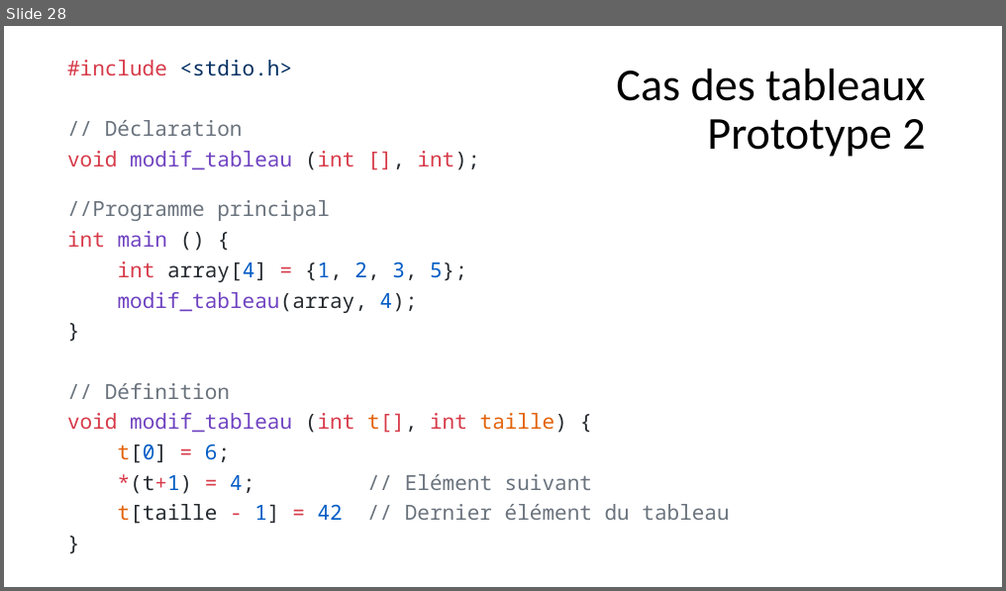
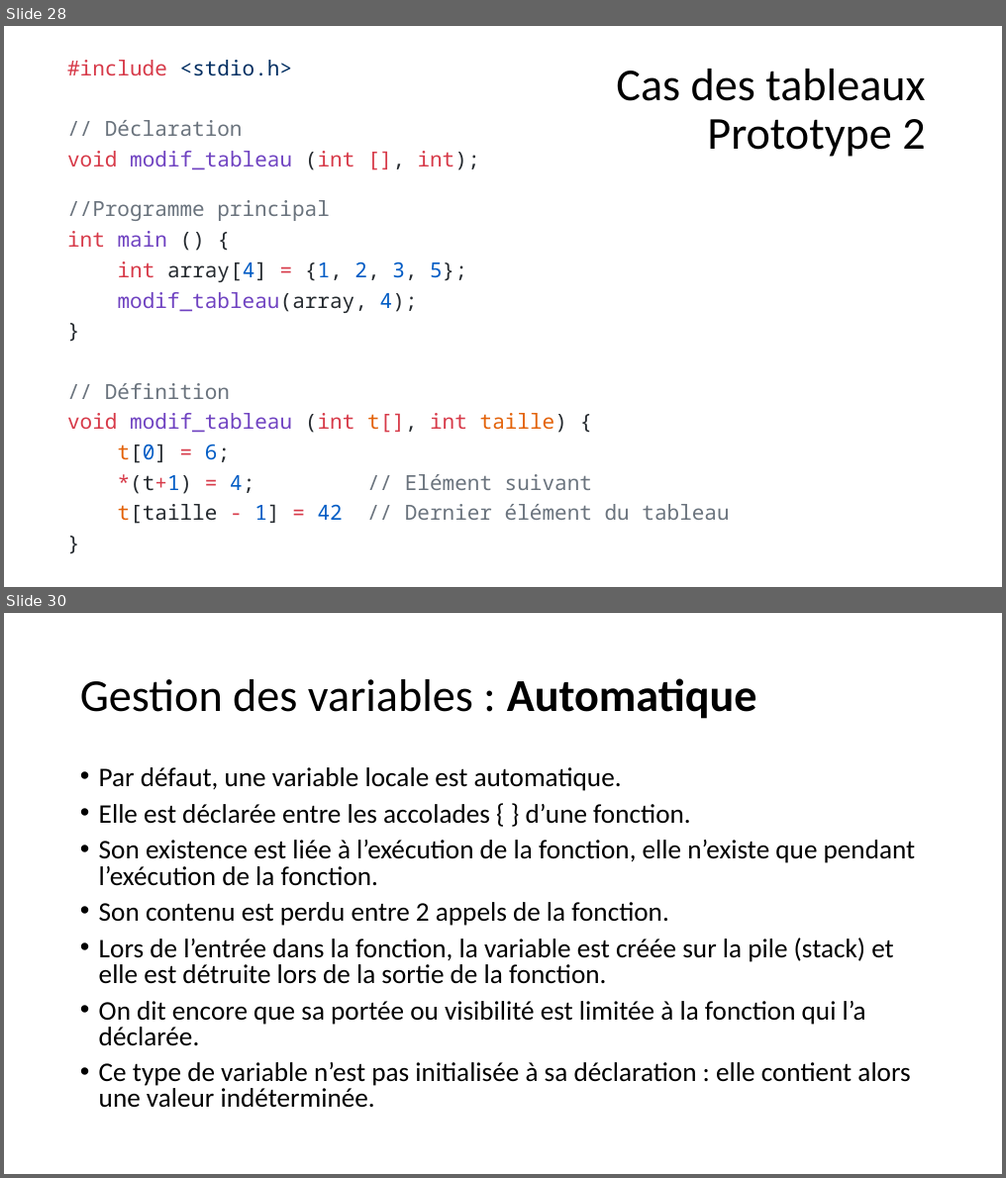
Before and after one commit to Firestorm49/bts-1, a slide deck: 02_C/05_Fonctions/Fonctions.pptx. Shown one above the other, each under a label of ours: slide 28 before the commit, slides 28 and 30 after it; the slides between them are not shown. The pictures are 1006x591 and 1006x1178 pixels, drawn with LibreOffice and Linux fonts; fonts in the diff are those of the drawing. Boxes give left, top, right and bottom in pixels: in the first picture for what was removed or moved away, otherwise in the second. Text is boxed around its words. In the diff, an @@ line names an element or a change of style, - is before the commit and + after.

Commit message:
variables statiques

```diff
--- a/02_C/05_Fonctions/Fonctions.pptx
+++ b/02_C/05_Fonctions/Fonctions.pptx
@@ slide 30 added at (x1=4, y1=613, x2=1002, y2=1174), background #FFFFFF @@
@@ title added at (x1=80, y1=678, x2=757, y2=719), 44 pt, text #000000 @@
+Gestion des variables : Automatique
@@ text added at (x1=99, y1=767, x2=916, y2=1108), 25.9 pt, text #000000 @@
+• Par défaut, une variable locale est automatique.
+• Elle est déclarée entre les accolades { } d’une fonction.
+• Son existence est liée à l’exécution de la fonction, elle n’existe que pendant l’exécution de la fonction.
+• Son contenu est perdu entre 2 appels de la fonction.
+• Lors de l’entrée dans la fonction, la variable est créée sur la pile (stack) et elle est détruite lors de la sortie de la fonction.
+• On dit encore que sa portée ou visibilité est limitée à la fonction qui l’a déclarée.
+• Ce type de variable n’est pas initialisée à sa déclaration : elle contient alors une valeur indéterminée.
```
Also in this commit, not shown: 12 other slides added, 3 other files.
